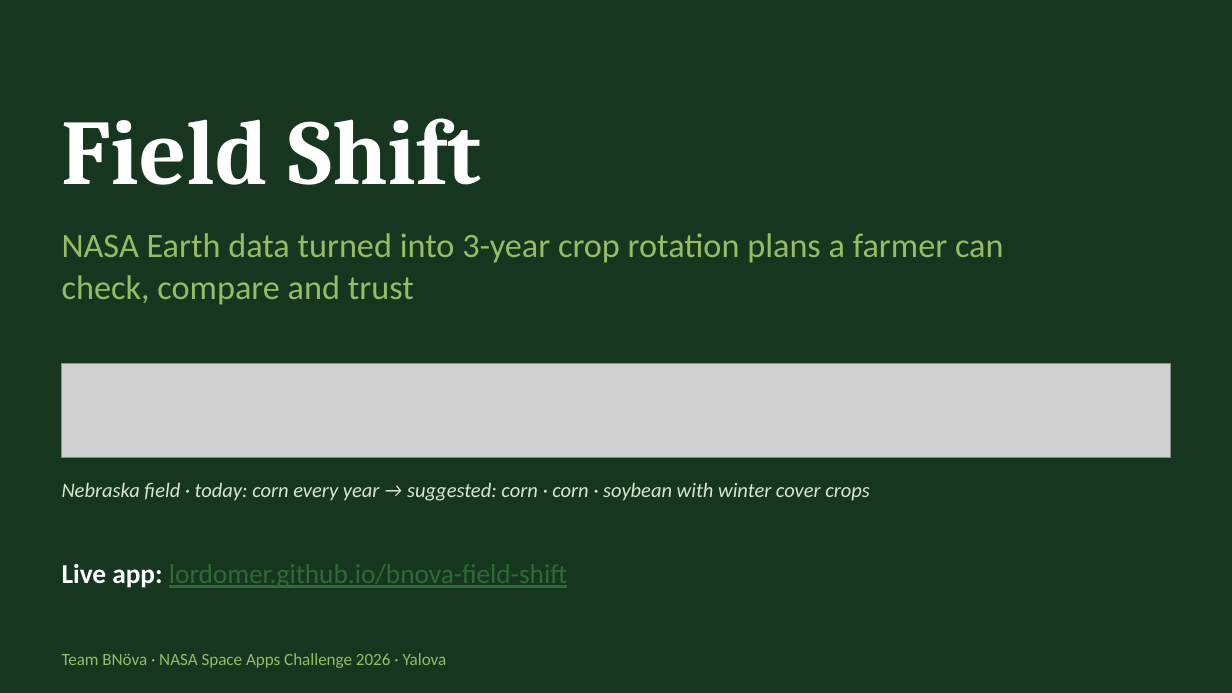
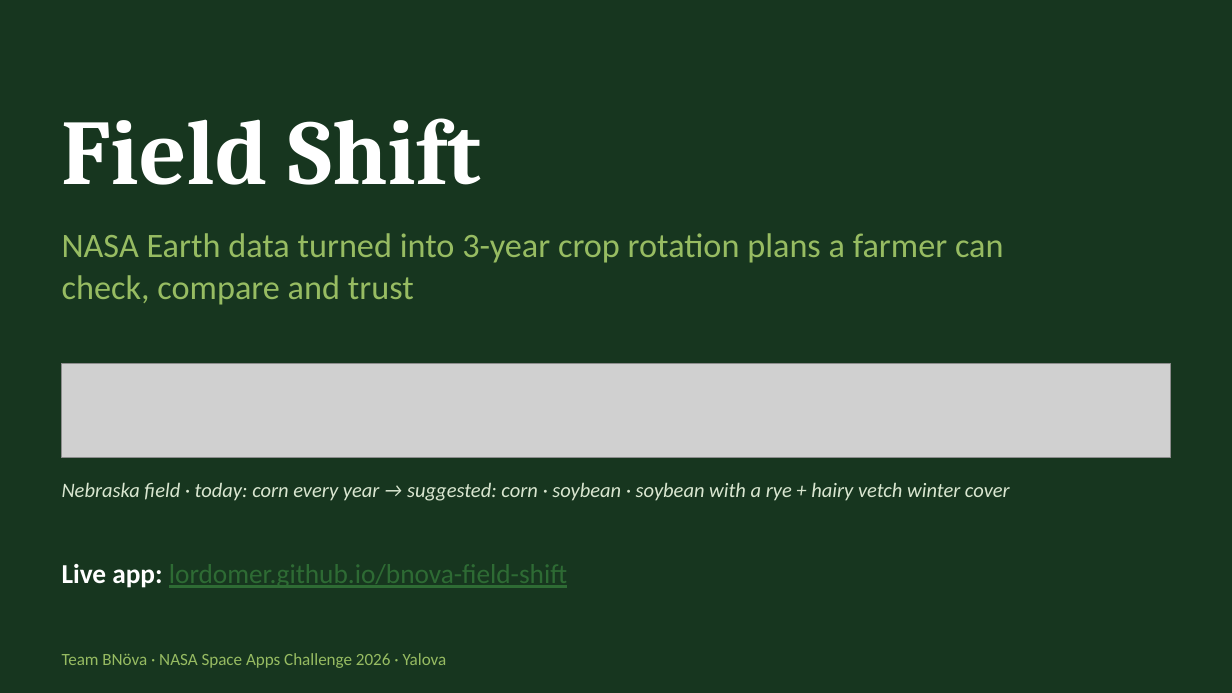
Before and after one commit to LordOmer/bnova-field-shift, a slide deck: slide 1 of presentation/FieldShift_BNova_Pitch.pptx. Drawn at 1232x693 pixels with LibreOffice and Linux fonts; fonts in the diff are those of the drawing; grey boxes stand for pictures. Boxes give left, top, right and bottom in pixels: in the first picture for what was removed or moved away, otherwise in the second. Text is boxed around its words. In the diff, an @@ line names an element or a change of style, - is before the commit and + after.

```diff
--- a/presentation/FieldShift_BNova_Pitch.pptx
+++ b/presentation/FieldShift_BNova_Pitch.pptx
@@ text at (62,482,1010,501): text changed @@
-Nebraska field · today: corn every year → suggested: corn · corn · soybean with winter cover crops
+Nebraska field · today: corn every year → suggested: corn · soybean · soybean with a rye + hairy vetch winter cover
```
Also in this commit, not shown: 5 other slides changed, 14 other files.
